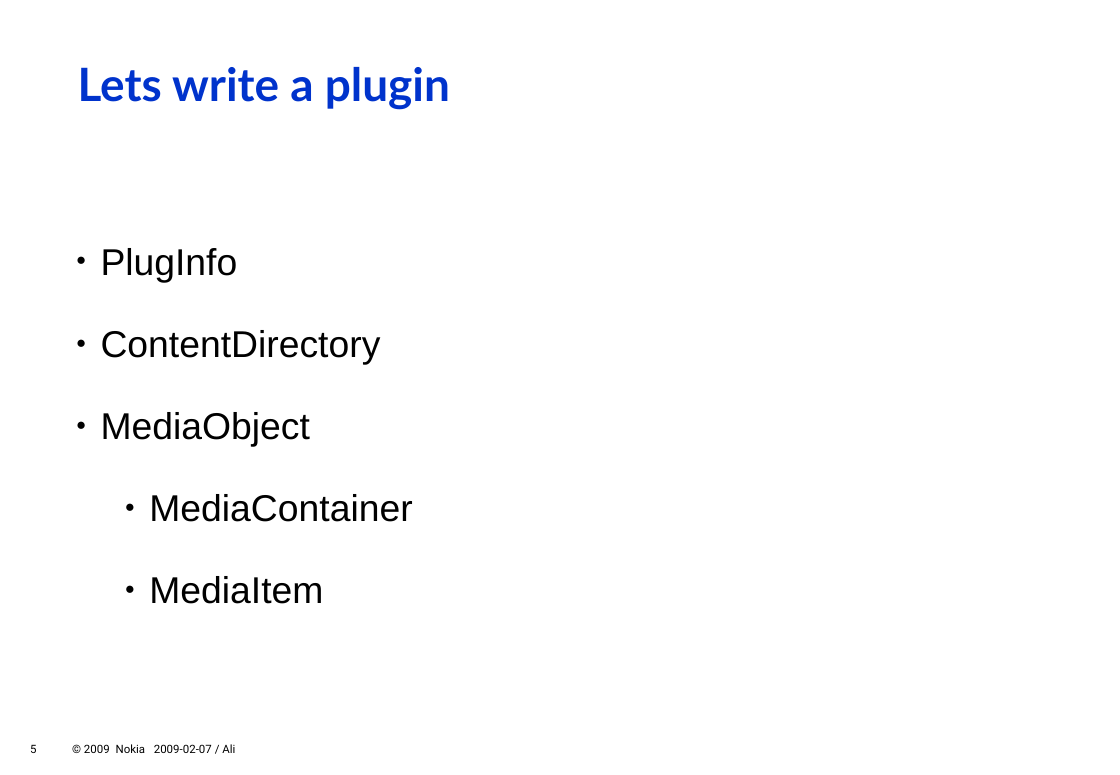
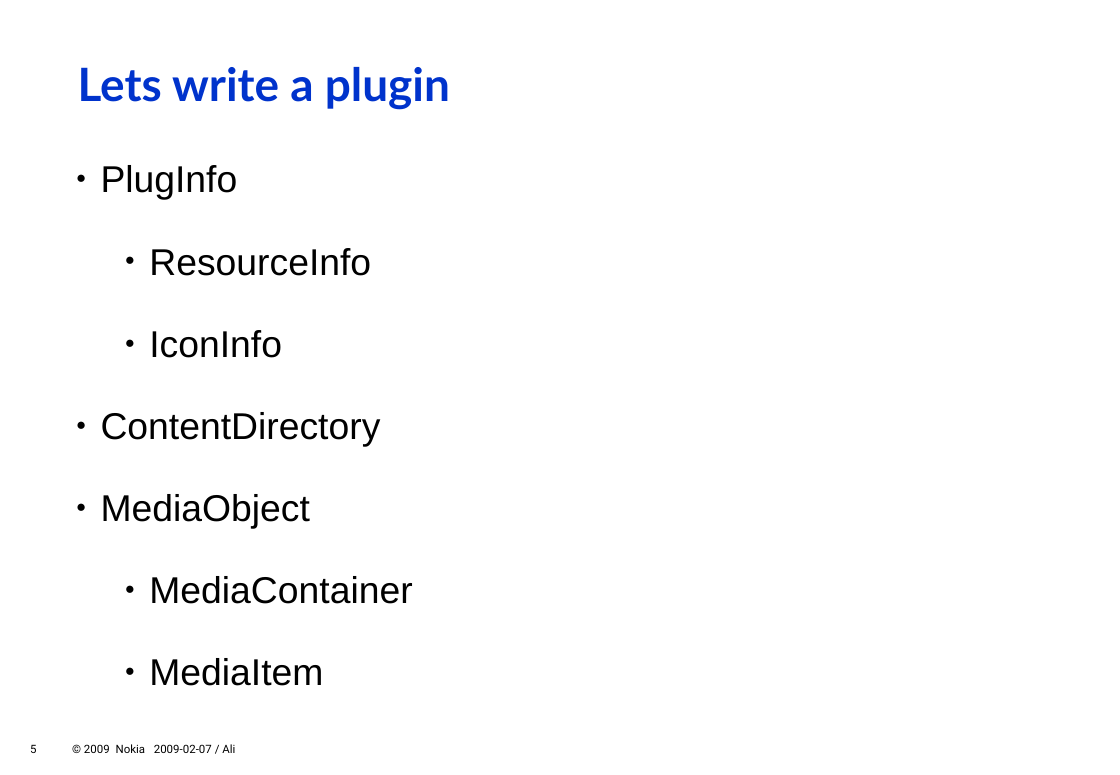
Before and after one commit to zeenix/rygel-presentation-2009, a slide deck: slide 5 of slides.odp. Drawn at 1120x775 pixels with LibreOffice and Linux fonts; fonts in the diff are those of the drawing; background and template pictures are left out. Boxes give left, top, right and bottom in pixels: in the first picture for what was removed or moved away, otherwise in the second. Text is boxed around its words. In the diff, an @@ line names an element or a change of style, - is before the commit and + after.

Commit message:
Add ResourceInfo and IconInfo to slides.

```diff
--- a/slides.odp
+++ b/slides.odp
@@ text "PlugInfo": place and size @@
-text "PlugInfo" at [101,248,412,604]
+text "PlugInfo" at [101,165,412,686]
@@ text at [149,248,371,358]: paragraphs added @@
+      ● ResourceInfo
+      ● IconInfo
```
